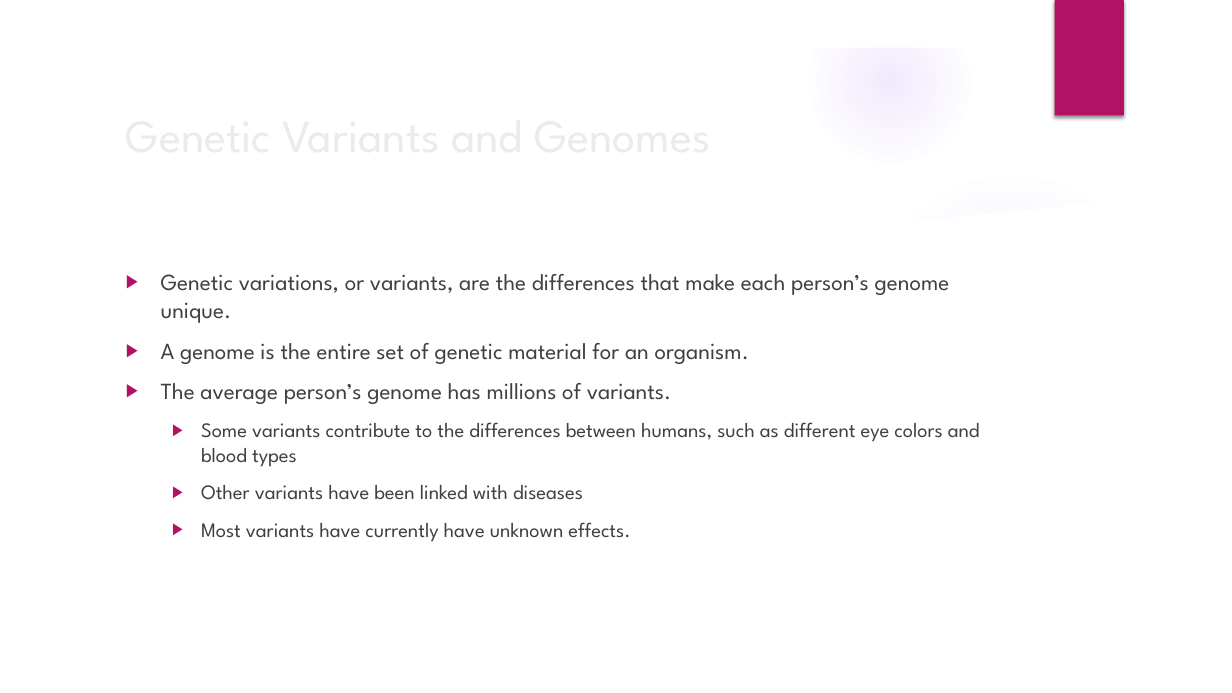
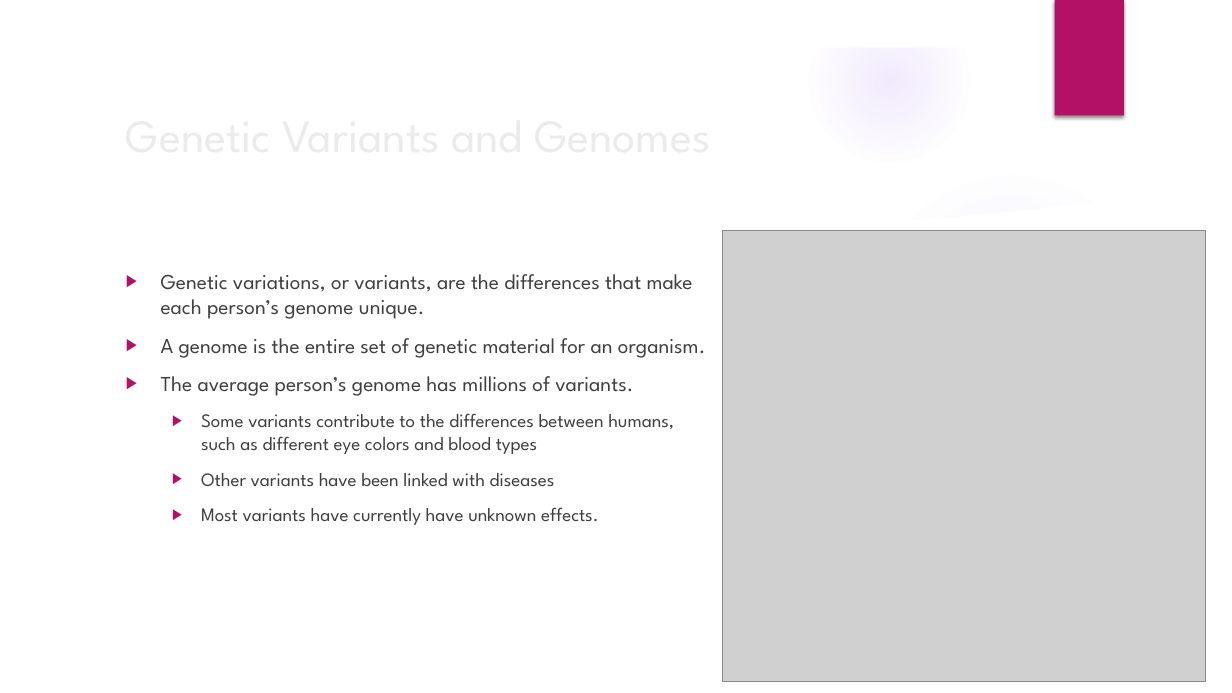
Before and after one commit to mrm00/Genetic-Variants-Classification, a slide deck: slide 2 of presentation slides.pptx. Drawn at 1232x693 pixels with LibreOffice and Linux fonts; fonts in the diff are those of the drawing; grey boxes stand for pictures; background and template pictures are left out. Boxes give left, top, right and bottom in pixels: in the first picture for what was removed or moved away, otherwise in the second. Text is boxed around its words. In the diff, an @@ line names an element or a change of style, - is before the commit and + after.

```diff
--- a/presentation slides.pptx
+++ b/presentation slides.pptx
@@ picture added at (x1=723, y1=231, x2=1206, y2=682) @@
@@ text "Genetic variations, or variants, are ..." at (x1=161, y1=274, x2=705, y2=525): size 18 to 16.6 pt in "Genetic variations, or variants, are the differences ...", "A genome is the entire set of ...", "The average person’s genome has millions of ..."; size 16 to 14.8 pt in "Some variants contribute to the differences between ...", "Other variants have been linked with diseases", "Most variants have currently have unknown effects." @@
```
Also in this commit, not shown: 3 other slides changed, 1 slide removed.
